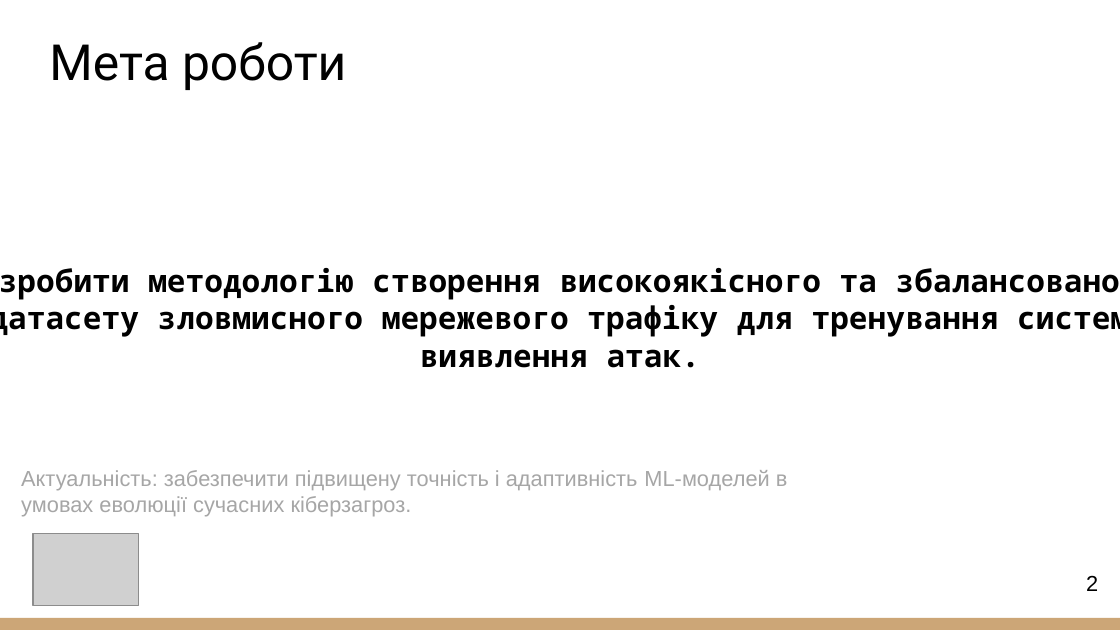
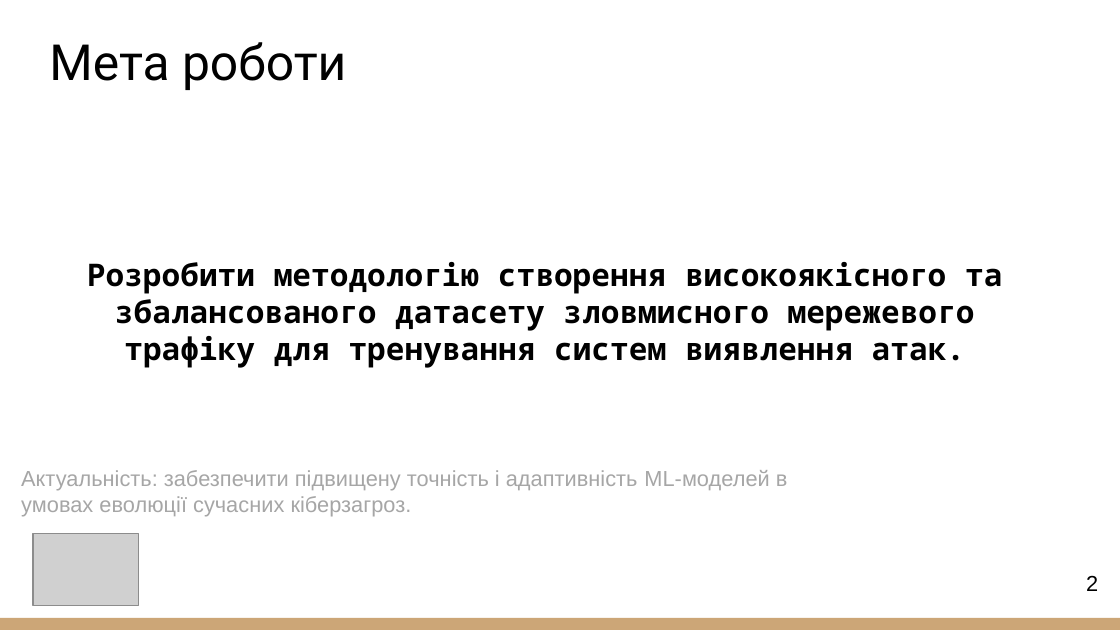
Before and after one commit to mshshshshshsh3/masters, a slide deck: slide 2 of 2025_М_ПІ_ІПЗ-23-4_Шульдінер_М_П.pptx. Drawn at 1120x630 pixels with LibreOffice and Linux fonts; fonts in the diff are those of the drawing; grey boxes stand for pictures. Boxes give left, top, right and bottom in pixels: in the first picture for what was removed or moved away, otherwise in the second. Text is boxed around its words. In the diff, an @@ line names an element or a change of style, - is before the commit and + after.

```diff
--- a/2025_М_ПІ_ІПЗ-23-4_Шульдінер_М_П.pptx
+++ b/2025_М_ПІ_ІПЗ-23-4_Шульдінер_М_П.pptx
@@ text "Розробити методологію створення високоякісного та ..." rewrapped from [0, 268, 1120, 368] to [87, 262, 1002, 368] @@
```
Also in this commit, not shown: 1 other slide changed, 2 slides added.
